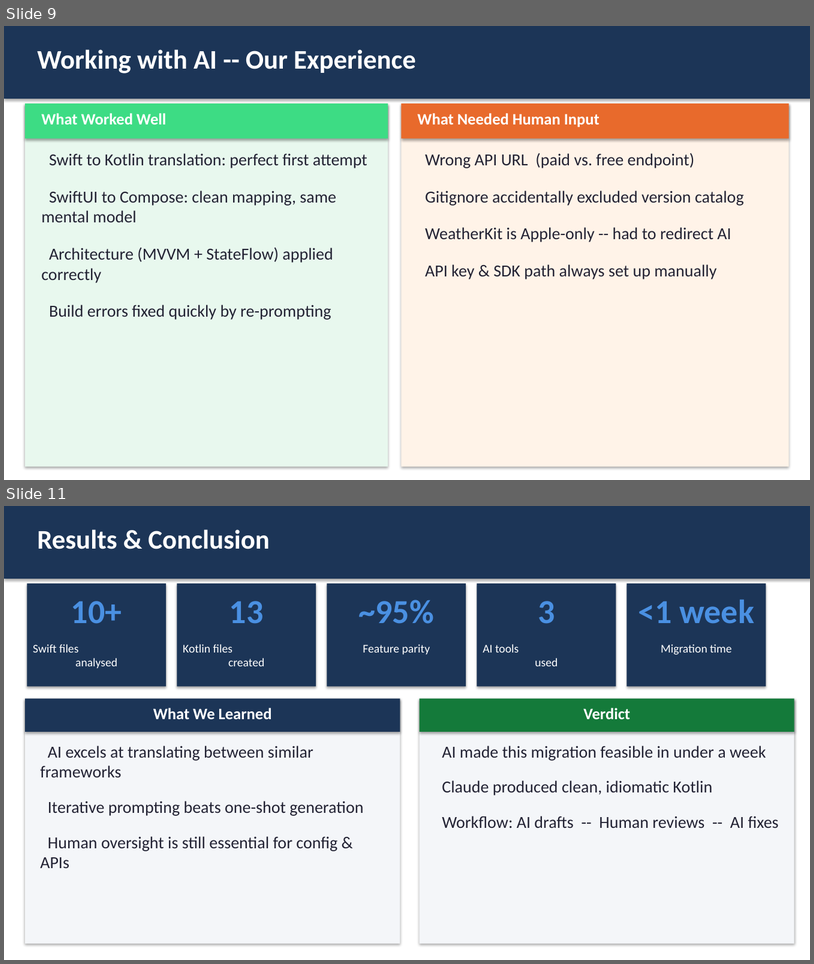
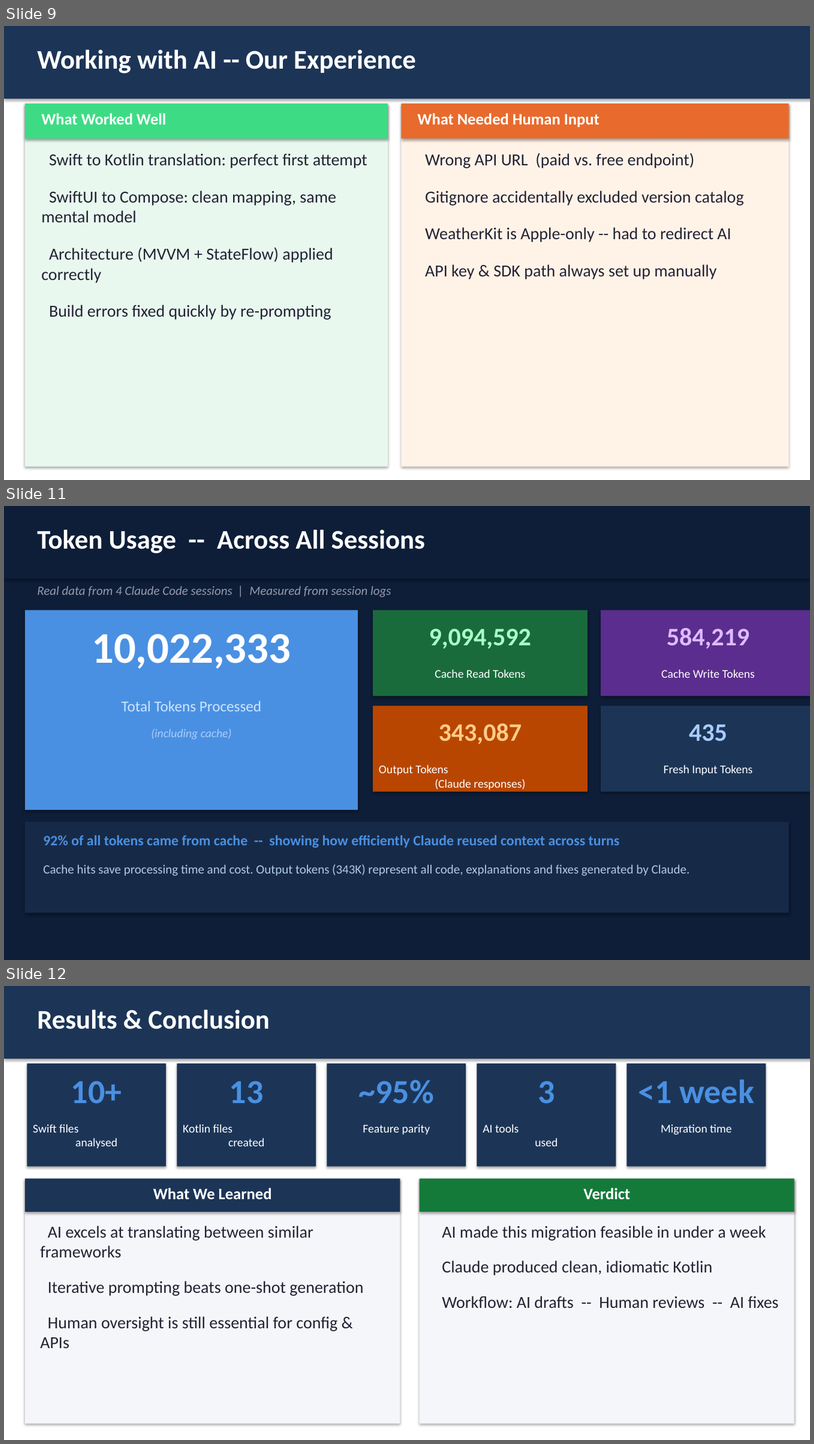
Before and after one commit to kis4-2026ss/projekt-bb-g1-toth-aichinger, a slide deck: docs/WeatheryApp_Presentation.pptx. Shown one above the other, each under a label of ours: slides 9 and 11 before the commit, slides 9, 11 and 12 after it; the slides between them are not shown. The pictures are 814x964 and 814x1444 pixels, drawn with LibreOffice and Linux fonts; fonts in the diff are those of the drawing. Boxes give left, top, right and bottom in pixels: in the first picture for what was removed or moved away, otherwise in the second. Text is boxed around its words. In the diff, an @@ line names an element or a change of style, - is before the commit and + after.

```diff
--- a/docs/WeatheryApp_Presentation.pptx
+++ b/docs/WeatheryApp_Presentation.pptx
@@ slide 11 added at (4, 506, 810, 960), background #0E1E38 @@
@@ rectangle added at (4, 506, 810, 579), fill #0E1E38 @@
@@ text added at (37, 529, 425, 553), 32 pt, text #FFFFFF, bold @@
+Token Usage -- Across All Sessions
@@ text added at (37, 586, 392, 597), 15 pt, text #9999AA, italic @@
+Real data from 4 Claude Code sessions | Measured from session logs
@@ rectangle added at (25, 610, 358, 810), fill #4A90E2 @@
@@ rectangle added at (373, 610, 588, 696), fill #1A6B3C @@
@@ rectangle added at (601, 610, 810, 696), fill #5B2D8E @@
@@ text added at (429, 628, 531, 649), 30 pt, text #A8FFC8, bold @@
+9,094,592
@@ text added at (667, 628, 750, 649), 30 pt, text #DDBBFF, bold @@
+584,219
@@ text added at (92, 634, 291, 669), 52 pt, text #FFFFFF, bold @@
+10,022,333
@@ text added at (435, 669, 525, 678), 14 pt, text #FFFFFF @@
+Cache Read Tokens
@@ text added at (662, 669, 755, 678), 14 pt, text #FFFFFF @@
+Cache Write Tokens
@@ text added at (122, 700, 261, 711), 18 pt, text #CCE5FF @@
+Total Tokens Processed
@@ rectangle added at (373, 706, 588, 792), fill #B84600 @@
@@ rectangle added at (601, 706, 810, 792), fill #1C3557 @@
@@ text added at (151, 729, 232, 739), 14 pt, text #AACCFF, italic @@
+(including cache)
@@ text added at (439, 723, 522, 744), 30 pt, text #FFCC88, bold @@
+343,087
@@ text added at (689, 724, 728, 741), 30 pt, text #AACCFF, bold @@
+435
@@ text added at (379, 765, 525, 789), 14 pt, text #FFFFFF @@
+Output Tokens
+(Claude responses)
@@ text added at (664, 765, 753, 775), 14 pt, text #FFFFFF @@
+Fresh Input Tokens
@@ rectangle added at (25, 822, 789, 913), fill #162A48 @@
@@ text added at (43, 835, 620, 847), 17 pt, text #4A90E2, bold @@
+92% of all tokens came from cache -- showing how efficiently Claude reused context across turns
@@ text added at (43, 864, 690, 876), 15 pt, text #B0C8E8 @@
+Cache hits save processing time and cost. Output tokens (343K) represent all code, explanations and fixes generated by Claude.
@@ what was slide 11 is now slide 12 @@
```
Also in this commit, not shown: 4 slides changed.
